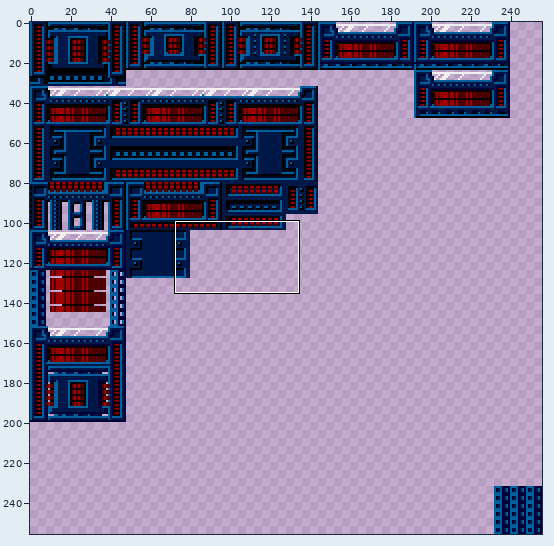
Two states of a sprite sheet, resources/spritesheets/tiles/testtiles17.png. Above: a wide view before the commit, with the close-up outlined.
Close-up. As it was:
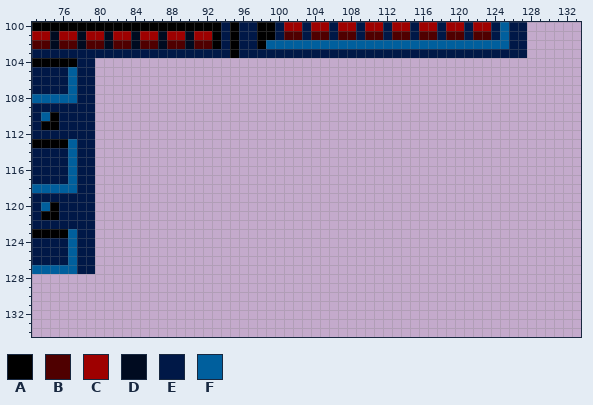
The file is 256x256 pixels. Shown: x 73..133, y 100..134.
Palette (. is transparent): A #000000  B #4f0000  C #9e0000  D #000b20  E #001847  F #005f9d
Pixels before, first column x 73:
100 AAAAAAAAAAAAAAAAAAAAAEAEEAAECCECCECCECCECCECCECCECCEFEE
101 CCDCCDCCDCCDCCDCCDCCAEAEEAAEBBEBBEBBEBBEBBEBBEBBEBBEFEE
102 BBDBBDBBDBBDBBDBBDBBAEAEEAFFFFFFFFFFFFFFFFFFFFFFFFFFFEE
103 EEEEEEEEEEEEEEEEEEEEEEAEEEEEEEEEEEEEEEEEEEEEEEEEEEEEEEE
104 AAAAAEE................................................
105 EEEEFEE................................................
106 EEEEFEE................................................
107 EEEEFEE................................................
108 FFFFFEE................................................
109 EEEEEEE................................................
110 EFAEEEE................................................
111 EAAEEEE................................................
112 EEEEEEE................................................
113 AAAAFEE................................................
114 EEEEFEE................................................
115 EEEEFEE................................................
116 EEEEFEE................................................
117 EEEEFEE................................................
118 FFFFFEE................................................
119 EEEEEEE................................................
120 EFAEEEE................................................
121 EAAEEEE................................................
122 EEEEEEE................................................
123 AAAAFEE................................................
124 EEEEFEE................................................
125 EEEEFEE................................................
126 EEEEFEE................................................
127 FFFFFEE................................................
Now the later version:
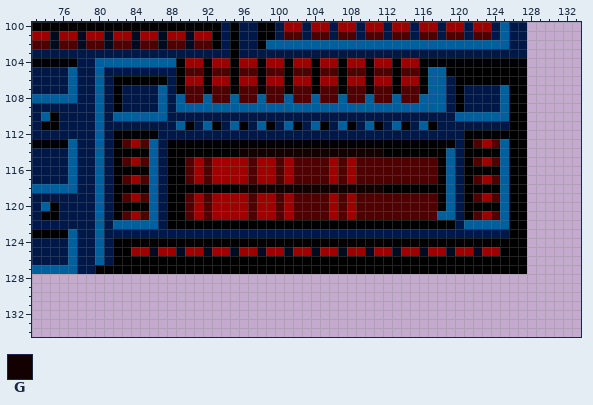
Colours new in this view: G #130000
The exact change:
y 104: x 80..127 ................................................ -> FFFFFFFFFACCACCACCACCACCACCACCACCACCAAAAAAAAAAAA
y 105: x 80..127 ................................................ -> FEEEEEEEEABBABBABBABBABBABBABBABBABBAFFAAAAAAAAA
y 106: x 80..127 ................................................ -> FEAAAAAAEACCACCACCACCACCACCACCACCACCAFFEAAAAAAAA
y 107: x 80..127 ................................................ -> FEAEEEEFEABBABBABBABBABBABBABBABBABBAFFEAEEEEFAA
y 108: x 80..127 ................................................ -> FEAEEEEFEFBBFBBFBBFBBFBBFBBFBBFBBFBBFFFEAEEEEFAA
y 109: x 80..127 ................................................ -> FEAEEEEFEFFFFFFFFFFFFFFFFFFFFFFFFFFFFFFEAEEEEFAA
y 110: x 80..127 ................................................ -> FEFFFFFFEEEEEEEEEEEEEEEEEEEEEEEEEEEEEEEEFFFFFFAA
y 111: x 80..127 ................................................ -> FEEEEEEEEFAEFAEFAEFAEFAEFAEFAEFAEFAEFAEEEEEEEEAA
y 112: x 80..127 ................................................ -> FEAAAAAEEEEEEEEEEEEEEEEEEEEEEEEEEEEEEEEEEAAAAAAA
y 113: x 80..127 ................................................ -> FEABCBFEAAAAAAAAAAAAAAAAAAAAAAAAAAAAAAAAEABCBFAA
y 114: x 80..127 ................................................ -> FEAAAAFEAAAAAAAAGGGGGGGGGGGGGGGGAAAAAAAFEAAAAFAA
y 115: x 80..127 ................................................ -> FEABCBFEAABCBCCCCBCCBCBBBBCBCBBBBBBBBBAFEABCBFAA
y 116: x 80..127 ................................................ -> FEAAAAFEAABCBCCCCBCCBCBBBBCBCBBBBBBBBBAFEAAAAFAA
y 117: x 80..127 ................................................ -> FEABCBFEAABCBCCCCBCCBCBBBBCBCBBBBBBBBBAFEABCBFAA
y 118: x 80..127 ................................................ -> FEAAAAFEAAAAAAAAGGGGGGGGGGGGGGGGAAAAAAAFEAAAAFAA
y 119: x 80..127 ................................................ -> FEABCBFEAABCBCCCCBCCBCBBBBCBCBBBBBBBBBAFEABCBFAA
y 120: x 80..127 ................................................ -> FEAAAAFEAABCBCCCCBCCBCBBBBCBCBBBBBBBBBAFEAAAAFAA
y 121: x 80..127 ................................................ -> FEABCBFEAABCBCCCCBCCBCBBBBCBCBBBBBBBBBFFEABCBFAA
y 122: x 80..127 ................................................ -> FEFFFFFEAAAAAAAAAAAAAAAAAAAAAAAAAAAAAAAAEFFFFFAA
y 123: x 80..127 ................................................ -> FEEEEEEEEEEEEEEEEEEEEEEEEEEEEEEEEEEEEEEEEEEEEEAA
y 124: x 80..127 ................................................ -> FEAAAAAAAAAAAAAAAAAAAAAAAAAAAAAAAAAAAAAAAAAAAAAA
y 125: x 80..127 ................................................ -> FEAACCDCCDCCDCCDCCDCCDCCDCCDCCDCCDCCDCCDCCDCCAAA
y 126: x 80..127 ................................................ -> FEAAAAAAAAAAAAAAAAAAAAAAAAAAAAAAAAAAAAAAAAAAAAAA
y 127: x 80..127 ................................................ -> AAAAAAAAAAAAAAAAAAAAAAAAAAAAAAAAAAAAAAAAAAAAAAAA
Where, in picture pixels (left, top, right, bottom), the same in both close-ups:
added: (95, 58, 527, 274)
